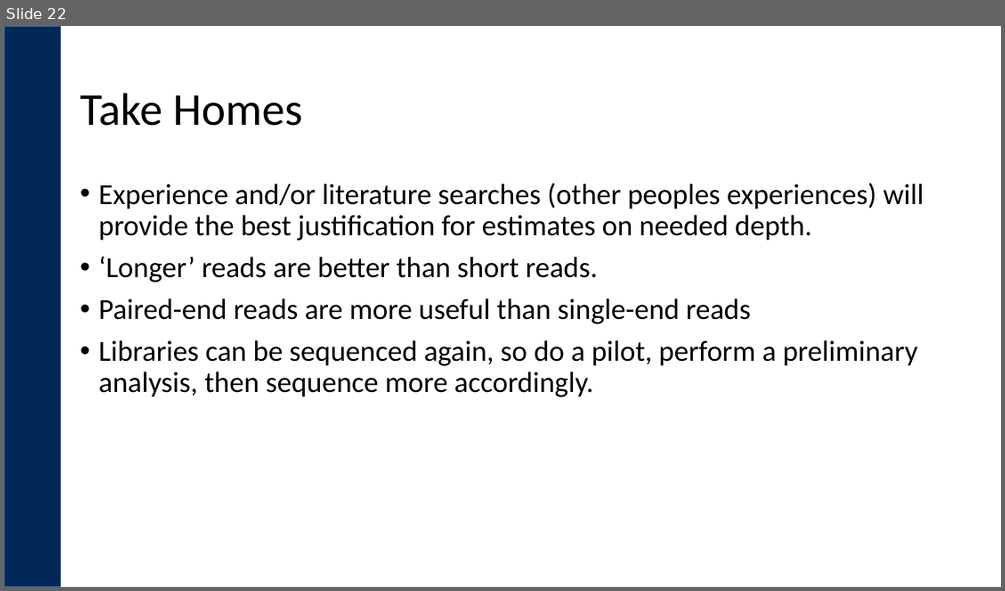
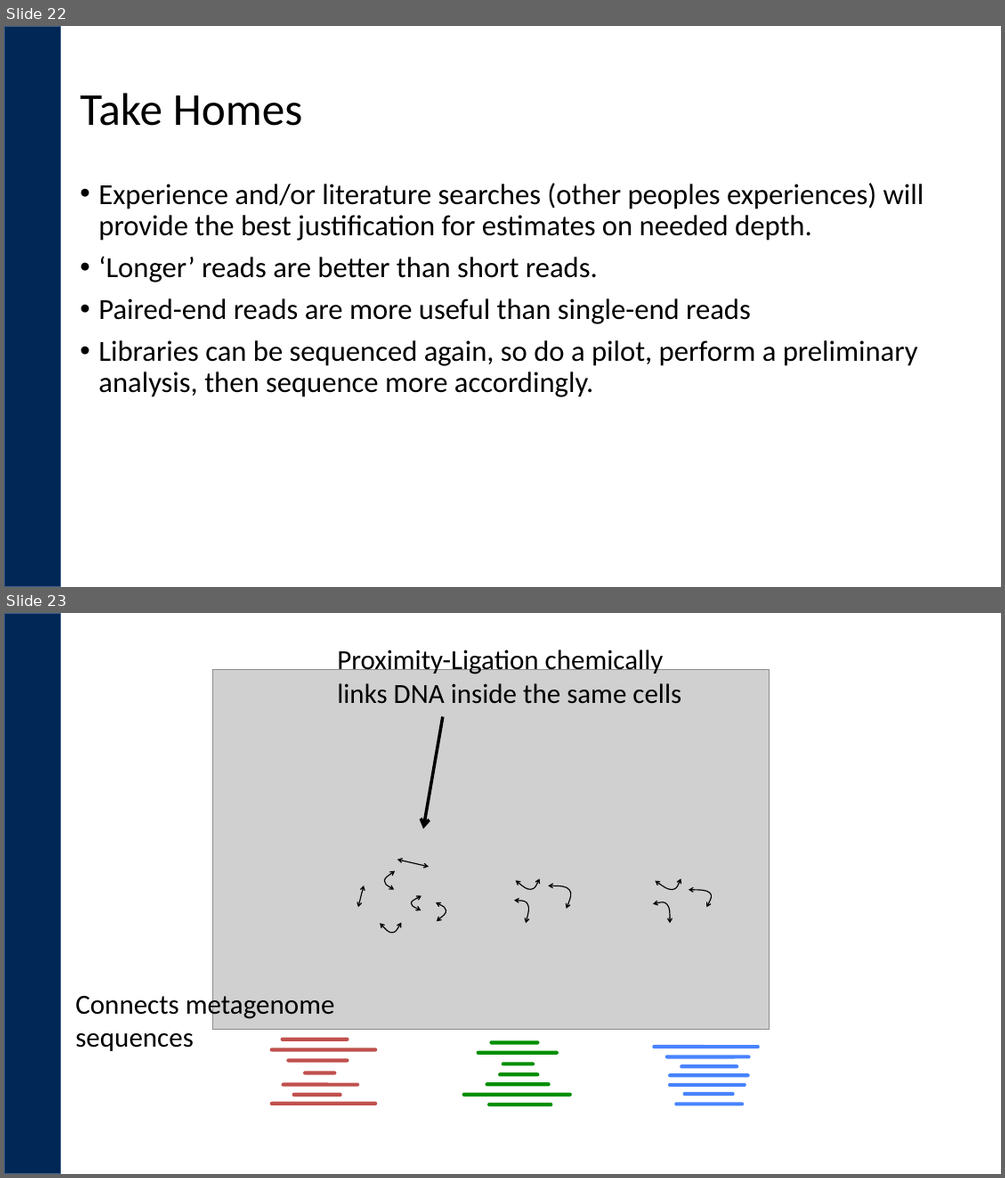
Before and after one commit to GunzIvan28/2019_April_ESALQ_Microbial_Community_Analysis, a slide deck: pdfs/Experimental_Design.pptx. Shown one above the other, each under a label of ours: slide 22 before the commit, slides 22 and 23 after it. The pictures are 1005x591 and 1005x1178 pixels, drawn with LibreOffice and Linux fonts; fonts in the diff are those of the drawing; grey boxes stand for pictures; background and template pictures are left out. Boxes give left, top, right and bottom in pixels: in the first picture for what was removed or moved away, otherwise in the second. Text is boxed around its words. In the diff, an @@ line names an element or a change of style, - is before the commit and + after.

```diff
--- a/pdfs/Experimental_Design.pptx
+++ b/pdfs/Experimental_Design.pptx
@@ slide 23 added at box(4, 613, 1001, 1174), background #FFFFFF; not listed: 1 template element that a slide beside it also shows @@
@@ text added at box(337, 649, 681, 704), 26.7 pt, text #000000 @@
+Proximity-Ligation chemically links DNA inside the same cells
@@ arrow added from (443, 717) to (423, 828), #000000 3 pt @@
@@ group added at box(212, 670, 769, 1030): 10 freeform shapes, 2 double arrows, 1 picture @@
@@ text added at box(75, 990, 335, 1051), 26.7 pt, text #000000 @@
+Connects metagenome sequences
@@ rounded rectangle added at box(281, 1037, 348, 1041), fill #C0504D @@
@@ rounded rectangle added at box(270, 1047, 377, 1051), fill #C0504D @@
@@ rounded rectangle added at box(287, 1059, 348, 1062), fill #C0504D @@
@@ rounded rectangle added at box(477, 1051, 558, 1054), fill #008E00 @@
@@ rounded rectangle added at box(489, 1041, 540, 1045), fill #008E00 @@
@@ rounded rectangle added at box(502, 1062, 534, 1065), fill #008E00 @@
@@ rounded rectangle added at box(652, 1045, 760, 1048), fill #4883FF @@
@@ rounded rectangle added at box(665, 1055, 751, 1059), fill #4883FF @@
@@ rounded rectangle added at box(680, 1064, 739, 1069), fill #4883FF @@
@@ rounded rectangle added at box(282, 1083, 359, 1086), fill #C0504D @@
@@ rounded rectangle added at box(291, 1093, 342, 1096), fill #C0504D @@
@@ rounded rectangle added at box(303, 1070, 336, 1074), fill #C0504D @@
@@ rounded rectangle added at box(462, 1093, 572, 1096), fill #008E00 @@
@@ rounded rectangle added at box(485, 1083, 550, 1086), fill #008E00 @@
@@ rounded rectangle added at box(498, 1073, 540, 1077), fill #008E00 @@
@@ rounded rectangle added at box(668, 1074, 750, 1078), fill #4883FF @@
@@ rounded rectangle added at box(668, 1083, 745, 1086), fill #4883FF @@
@@ rounded rectangle added at box(683, 1092, 735, 1095), fill #4883FF @@
@@ rounded rectangle added at box(270, 1102, 377, 1105), fill #C0504D @@
@@ rounded rectangle added at box(488, 1103, 553, 1107), fill #008E00 @@
@@ rounded rectangle added at box(675, 1102, 744, 1106), fill #4883FF @@
```
Also in this commit, not shown: 3 other slides added, 1 other file.
